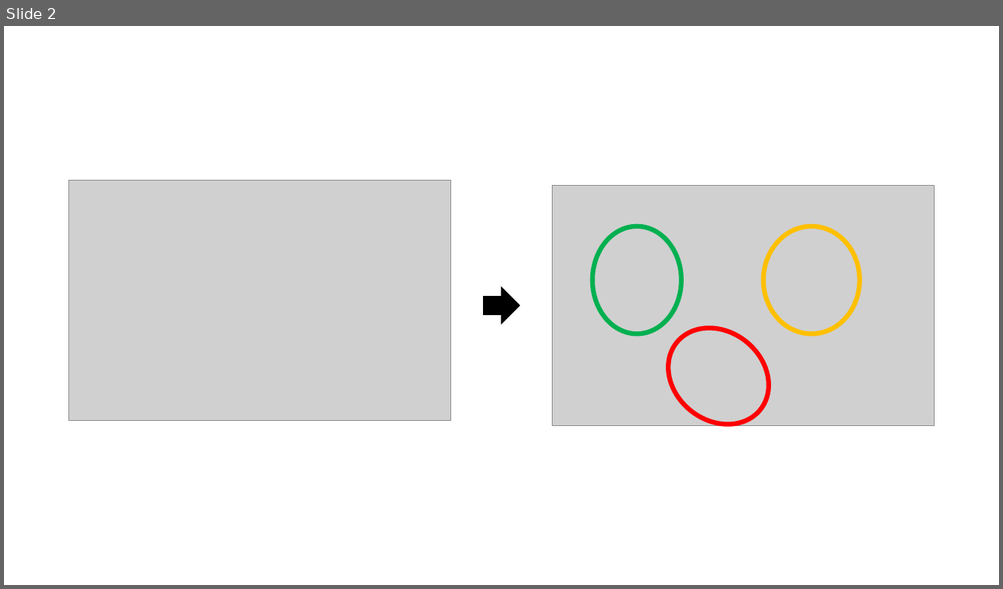
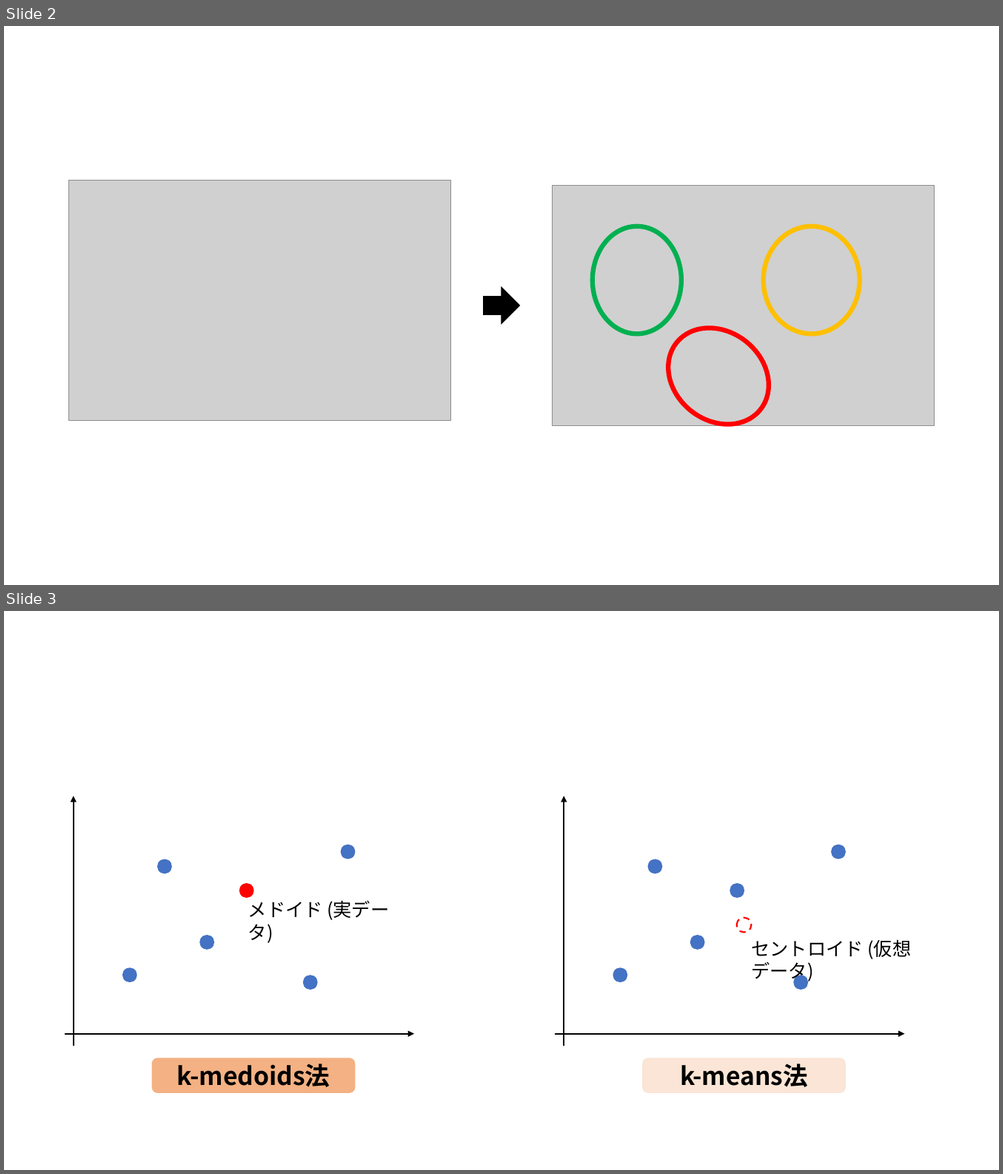
Before and after one commit to kryusei2000/zenn_ryu9, a slide deck: fig.pptx. Shown one above the other, each under a label of ours: slide 2 before the commit, slides 2 and 3 after it. The pictures are 1003x589 and 1003x1174 pixels, drawn with LibreOffice and Linux fonts; fonts in the diff are those of the drawing; grey boxes stand for pictures. Boxes give left, top, right and bottom in pixels: in the first picture for what was removed or moved away, otherwise in the second. Text is boxed around its words. In the diff, an @@ line names an element or a change of style, - is before the commit and + after.

```diff
--- a/fig.pptx
+++ b/fig.pptx
@@ slide 3 added at (4,611,999,1170), background #FFFFFF @@
@@ arrow added from (74, 1046) to (74, 796), #000000 1.5 pt @@
@@ arrow added from (563, 1046) to (563, 796), #000000 1.5 pt @@
@@ ellipse added at (341,845,356,860), fill #4472C4 @@
@@ ellipse added at (831,845,845,860), fill #4472C4 @@
@@ ellipse added at (157,860,172,874), fill #4472C4 @@
@@ ellipse added at (648,860,663,874), fill #4472C4 @@
@@ ellipse added at (239,883,254,898), fill #FF0000 @@
@@ ellipse added at (730,883,745,898), fill #4472C4 @@
@@ text added at (248,900,389,943), 18 pt, text #000000 @@
+メドイド (実データ)
@@ ellipse added at (737,917,751,933), outline #FF0000 1.5 pt dashed @@
@@ ellipse added at (199,936,214,951), fill #4472C4 @@
@@ ellipse added at (690,936,705,951), fill #4472C4 @@
@@ text added at (751,940,910,982), 18 pt, text #000000 @@
+セントロイド (仮想データ)
@@ ellipse added at (122,968,137,982), fill #4472C4 @@
@@ ellipse added at (303,975,318,990), fill #4472C4 @@
@@ ellipse added at (613,968,628,982), fill #4472C4 @@
@@ ellipse added at (794,975,808,990), fill #4472C4 @@
@@ arrow added from (65, 1034) to (415, 1034), #000000 1.5 pt @@
@@ arrow added from (555, 1034) to (905, 1034), #000000 1.5 pt @@
@@ rounded rectangle added at (152,1059,356,1093), fill #F4B183, 24 pt, text #000000, bold @@
+k-medoids法
@@ rounded rectangle added at (642,1059,845,1093), fill #FBE5D6, 24 pt, text #000000, bold @@
+k-means法
```
Also in this commit, not shown: 2 other files.
